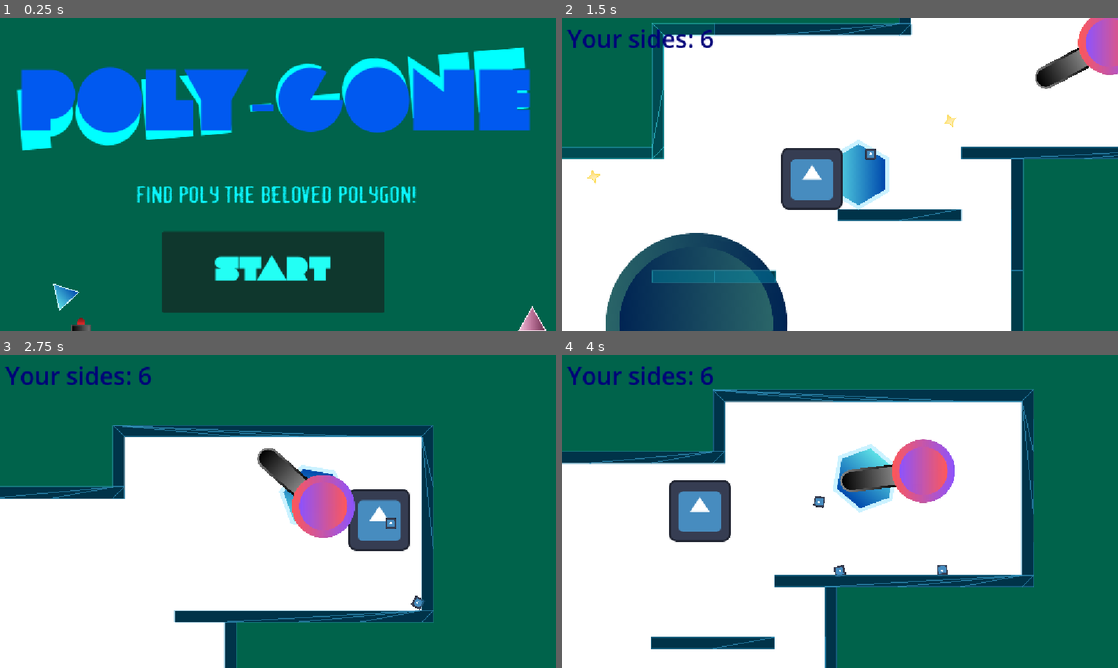
Above: before the commit, frames 1-4 (two rows, left to right).
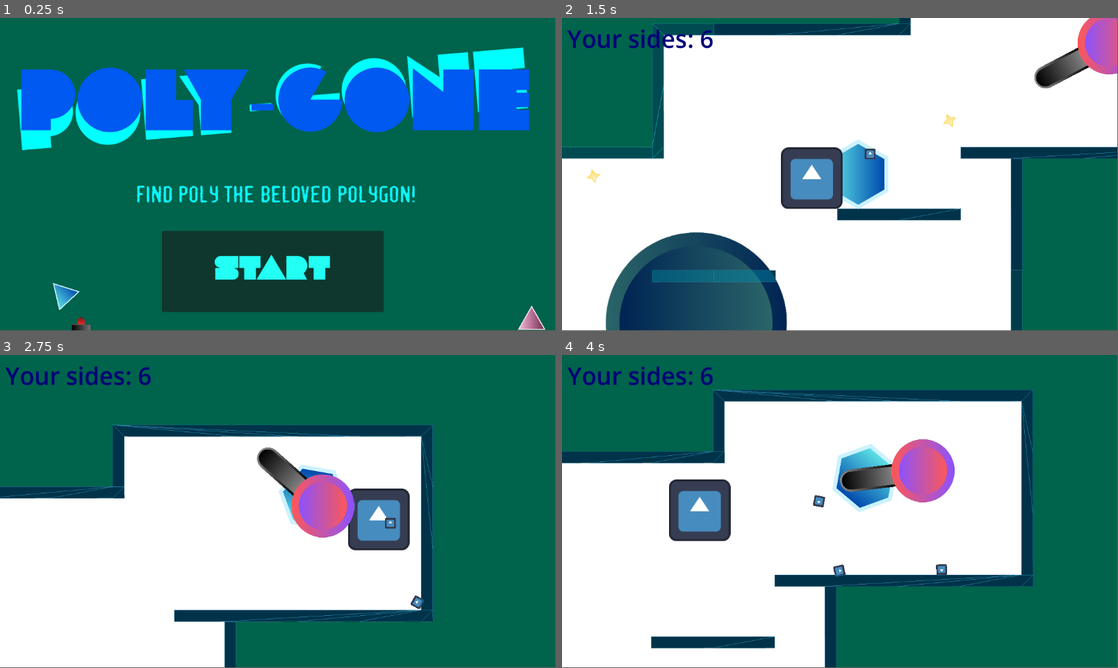
Above: after the commit, the same moments.

Repository: Eldragon126/Shapes
Game: Godot game, scene res://nodes/title_screen.tscn
Two runs of this game, one before a commit and one after it. Both use one fixed random seed, a clock stepped at 60 frames per second and the inputs below. The engine's default icon, where the game draws it, is replaced by a stand-in: a white triangle on a blue panel in a dark square.
Inputs (mouse positions are in pixels of both pictures, inside the frame that each line leads up to):
- Up to frame 1 (0.25 s): no input
- Up to frame 2 (1.5 s): click "Start" at 0.5 s; move the mouse to (745, 143) at 1.27 s; hold Right (ui_right) from 1.28 s (still down); click (745, 143) at 1.35 s
- Up to frame 3 (2.75 s): keep holding Right (ui_right); tap Space (jump) at 1.52, 2.27 s; move the mouse to (200, 586) at 2.02 s; click (200, 586) at 2.1 s
- Up to frame 4 (4 s): move the mouse to (895, 442) at 2.77 s; release Right (ui_right) at 2.78 s; hold Left (ui_left) 2.78-3.53 s; click (895, 442) at 2.85 s; move the mouse to (812, 574) at 3.52 s; hold Right (ui_right) from 3.53 s (still down); click (812, 574) at 3.6 s; tap Space (jump) at 3.77 s
In our replay, the window is 800x450 before the commit and 799x449 after it. These sizes can differ from the game's own. Grey fills any space a smaller window leaves; there, only what the larger window draws over its background counts as a difference.

The runs differ from the first frame. In frame 1, 3.0% of the frame differs, in the area x 3-99%, y 9-100%; in frame 2, 2.9%; in frame 3, 3.0%; in frame 4, 3.2%, in the area x 0-85%, y 3-100%.

Commit message:
minor changes

Diff:
--- a/project.godot
+++ b/project.godot
@@ -13,19 +13,12 @@
 config/name="Shapes Metroidvania Game Jam Entry"
 run/main_scene="uid://bptb2bnr0r4t8"
 config/features=PackedStringArray("4.5", "Forward Plus")
-boot_splash/bg_color=Color(8.1822276e-07, 0.28495723, 0.2447922, 1)
-boot_splash/image="uid://thwp3iatqkq1"
+boot_splash/image="uid://l2m61hxhpvr1"
 config/icon="res://icon.svg"
 
 [autoload]
 
 PlayerManager="*res://PlayerManager.gd"
-
-[display]
-
-window/size/mode=2
-window/stretch/mode="canvas_items"
-mouse_cursor/custom_image="uid://ra1vqg04b8ax"
 
 [global_group]
 
--- a/scripts/enemy_triangle.gd
+++ b/scripts/enemy_triangle.gd
@@ -25,7 +25,7 @@
 		can_jump = true
 	else:
 		can_jump = false
-	print(player)
+
 
 	if player and global_position.distance_to(player.global_position) < 500 and (player.position.y + 300) > position.y:
 		if player.position.x < position.x:
